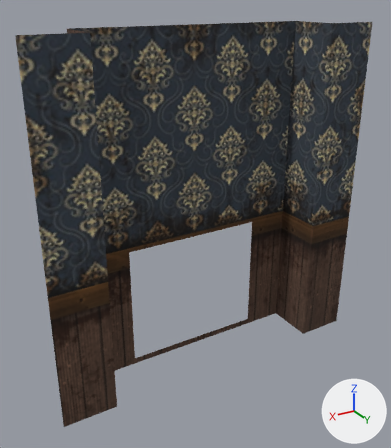
Two versions of the OBJ model custom/models/wall_blue_fireplace.obj, one commit apart.
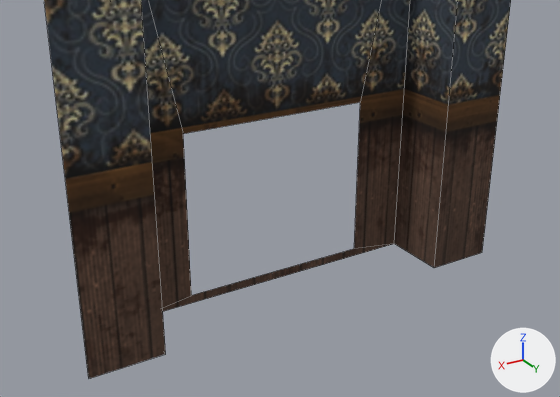
Each version is shown whole from a 50 mm camera at (2.33, 3.38, 3.24) aimed at (0.11, -0.32, 1.39), then close up from a 50 mm camera at (2.44, 3.57, 2.65) aimed at (0.24, -0.1, 0.81). The lights are fixed; the arrows at lower right show +X, +Y and +Z. The close-ups show mesh edges as thin lines. Where no turn or scale is listed for an object, it has been applied to the vertices.

In view in the first close-up: 'Wall_Fireplace'.
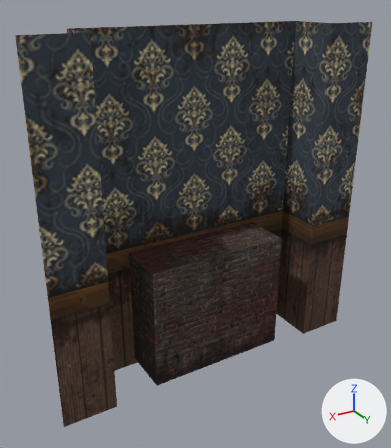
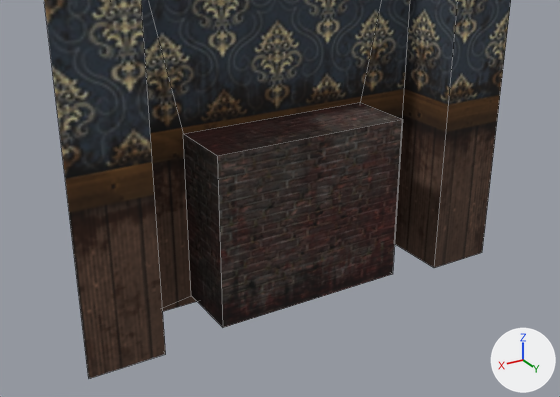
The newer file is also turned or shifted as a whole; pictures and numbers use the older file's frame.

Location of each change, (x1, y1, x2, y2) in pixels of the close-ups (560 x 397 px):
part 1 of me_wall_fireplace, added: after (183, 102, 403, 327)

The edits, one by one:
Picture 'Wall04_C.png' (img_wall04_c_png) is new.
Material 'fireplaceinner' (mat_fireplaceinner) is new.
Its texture is img_wall04_c_png.
Its roughness is 1.0.
me_wall_fireplace is used by ob_wall_fireplace; location (0.0, 0.0, 0.0).
Verts and faces of me_wall_fireplace; kept vertices keep their numbers, new ones are numbered from 16.
Before the commit, vertices of me_wall_fireplace: 12 (-0.66, -0.53, 0.06) at pixel (354, 248), 13 (0.66, -0.53, 0.06) at pixel (191, 295), 14 (0.66, -0.53, 1.17) at pixel (183, 133), 15 (-0.66, -0.53, 1.17) at pixel (360, 102).
me_wall_fireplace had 16 vertices, 8 faces and spanned x -1.5..1.5, y -0.53..-0.07, z 0.0..3.0.
me_wall_fireplace now has 20 vertices, 13 faces and spans x -1.5..1.5, y -0.53..-0.07, z 0.0..3.0.
Part 1, on me_wall_fireplace:
New vertices 16 to 19 stand at vertices 12 to 15, in that order, plus (0.0, 0.45, 0.0).
New faces: (12, 16, 19, 15), (16, 17, 18, 19), (13, 14, 18, 17), (12, 13, 17, 16), (14, 15, 19, 18) (mat_fireplaceinner (picture img_wall04_c_png)).
me_wall_fireplace now uses material mat_fireplaceinner (picture img_wall04_c_png).
